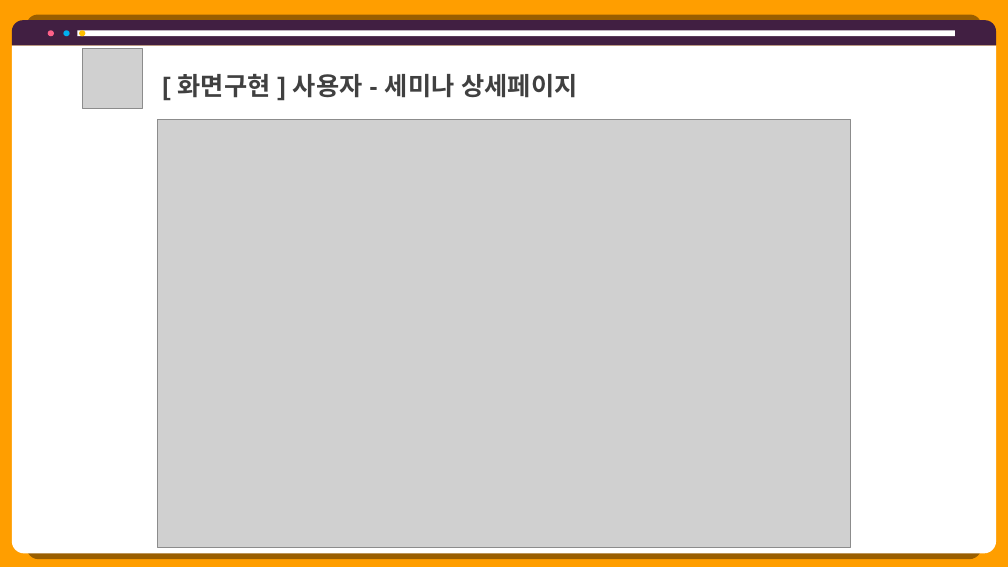
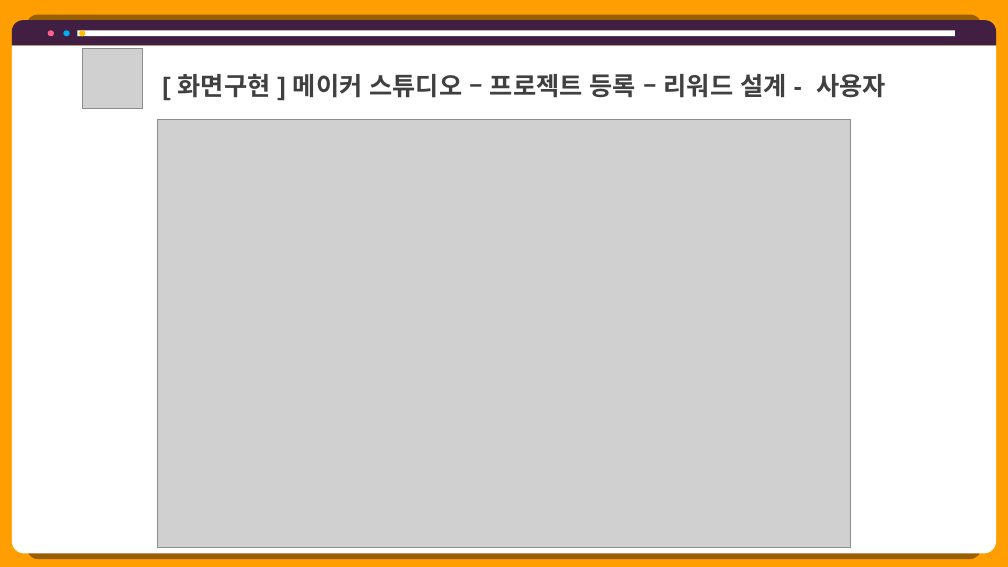
Before and after one commit to hhsw07/ezen-academy-projects, a slide deck: slide 27 of 0 발표용 파워포인트/project06 - 파워포인트 종합 - 현태.pptx. Drawn at 1008x567 pixels with LibreOffice and Linux fonts; fonts in the diff are those of the drawing; grey boxes stand for pictures. Boxes give left, top, right and bottom in pixels: in the first picture for what was removed or moved away, otherwise in the second. Text is boxed around its words. In the diff, an @@ line names an element or a change of style, - is before the commit and + after.

```diff
--- a/0 발표용 파워포인트/project06 - 파워포인트 종합 - 현태.pptx
+++ b/0 발표용 파워포인트/project06 - 파워포인트 종합 - 현태.pptx
@@ text at (x1=178, y1=74, x2=886, y2=98): text changed @@
-[ 화면구현 ] 사용자 - 세미나 상세페이지
+[ 화면구현 ] 메이커 스튜디오 – 프로젝트 등록 – 리워드 설계 - 사용자
```
Also in this commit, not shown: 6 other slides changed, 12 slides added, 6 other files.
